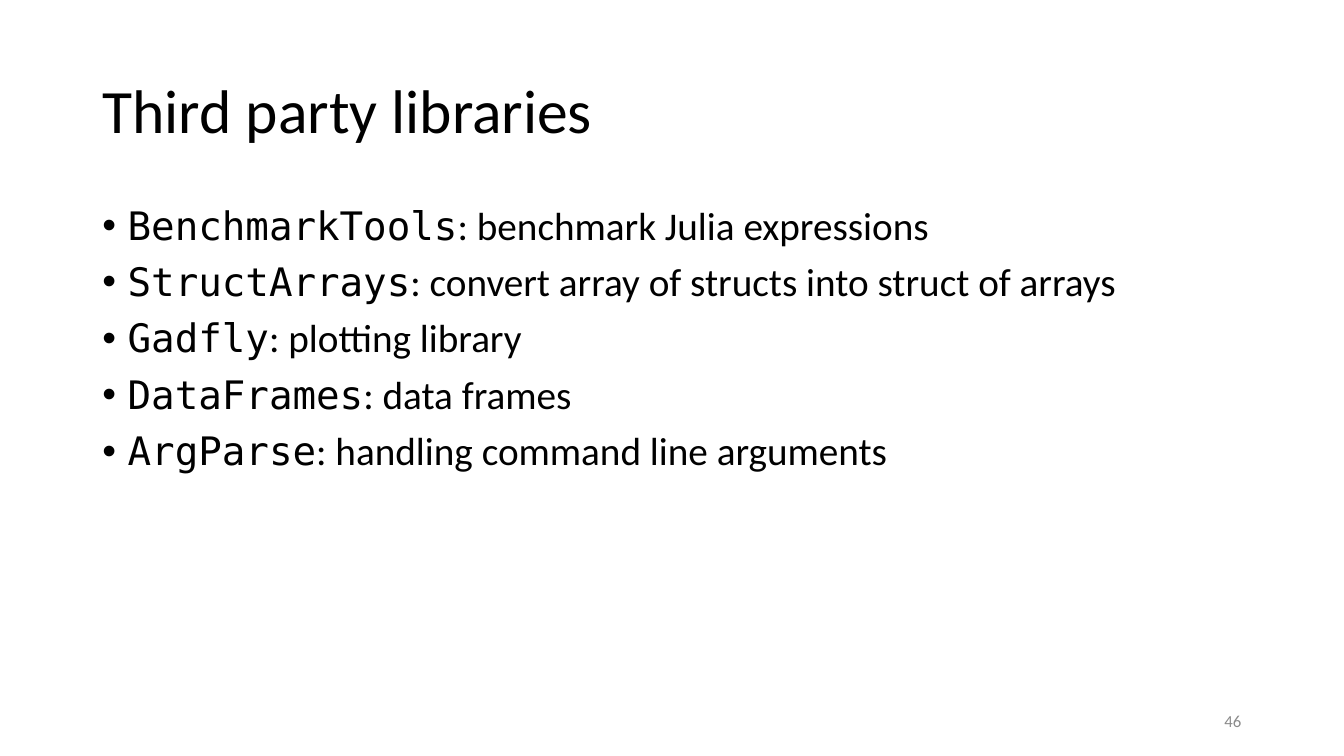
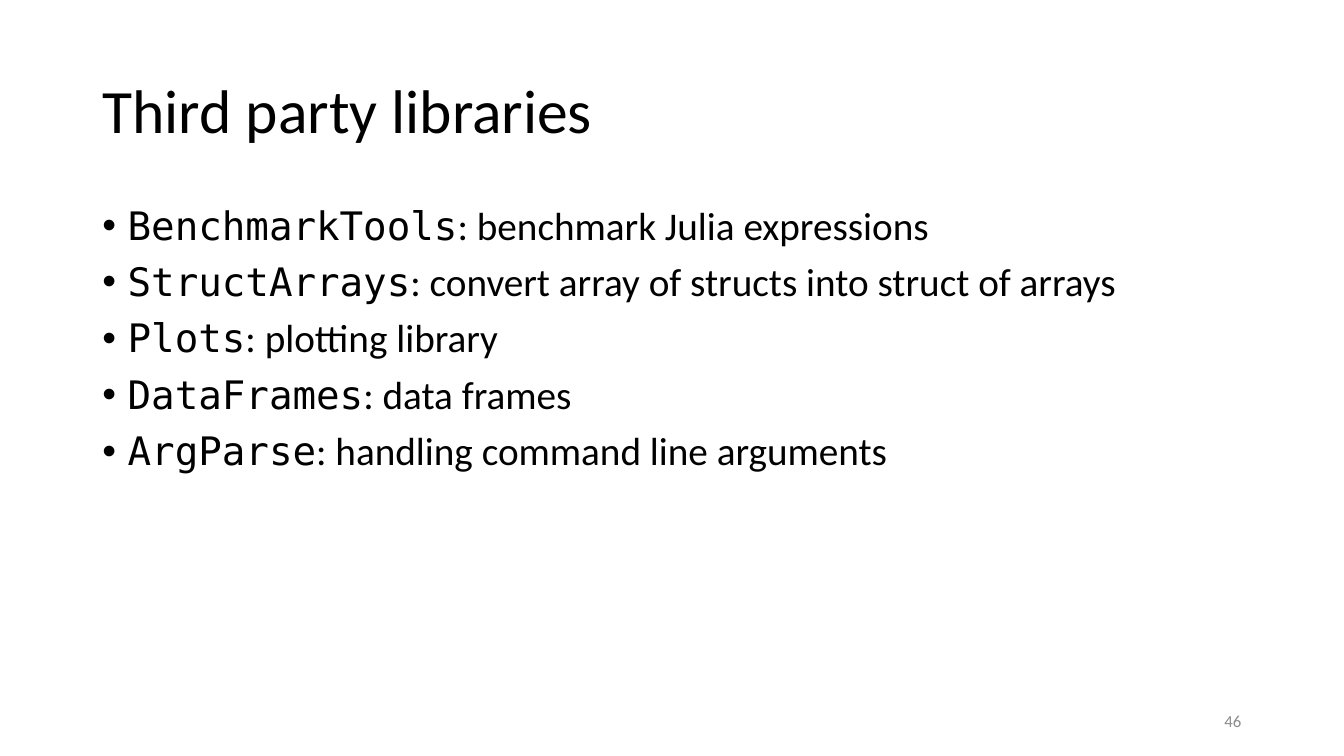
Before and after one commit to gjbex/Julia_good_bad_ugly, a slide deck: slide 46 of julia_good_back_ugly.pptx. Drawn at 1344x756 pixels with LibreOffice and Linux fonts; fonts in the diff are those of the drawing. Boxes give left, top, right and bottom in pixels: in the first picture for what was removed or moved away, otherwise in the second. Text is boxed around its words. In the diff, an @@ line names an element or a change of style, - is before the commit and + after.

Commit message:
Replace Gadfly by Plots

```diff
--- a/julia_good_back_ugly.pptx
+++ b/julia_good_back_ugly.pptx
@@ text at <box>128,322,498,359</box>: text changed @@
-• Gadfly: plotting library
+• Plots: plotting library
```
